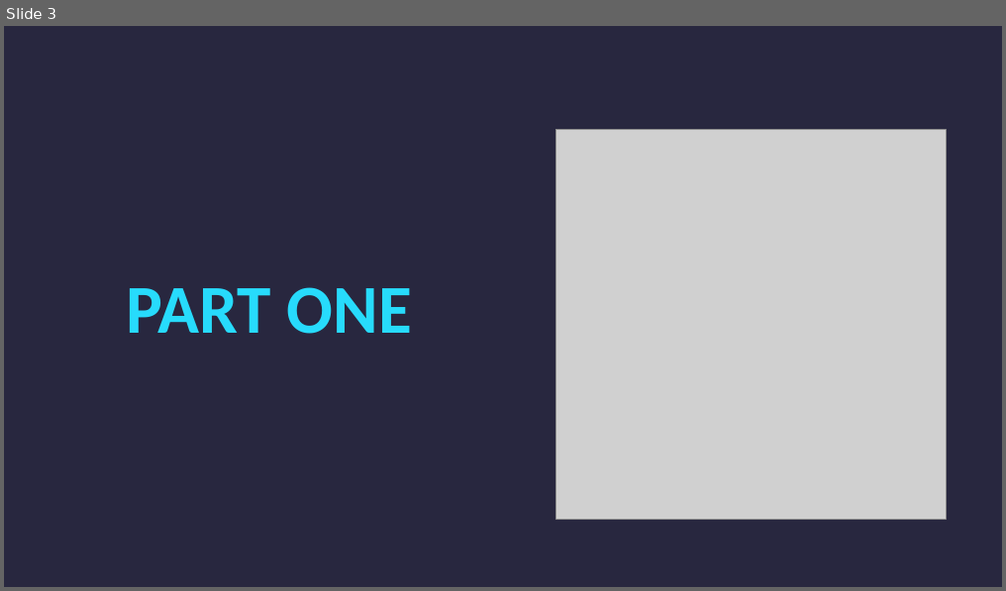
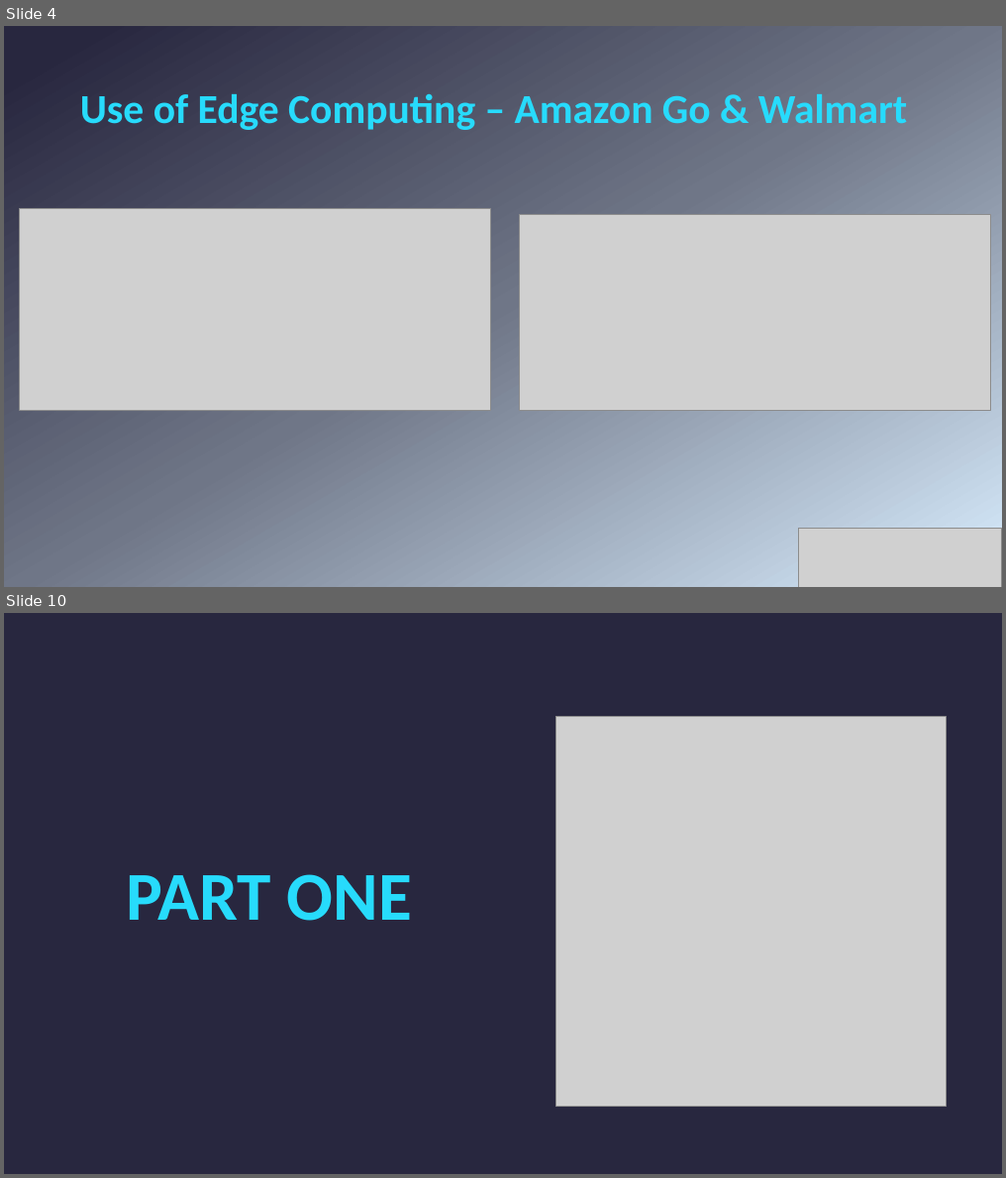
Before and after one commit to CharlesMalonRocha/SBIT---CA-2, a slide deck: Business Computer Technology Report.pptx. Shown one above the other, each under a label of ours: slide 3 before the commit, slides 4 and 10 after it; the slides between them are not shown. The pictures are 1006x591 and 1006x1178 pixels, drawn with LibreOffice and Linux fonts; fonts in the diff are those of the drawing; grey boxes stand for pictures. Boxes give left, top, right and bottom in pixels: in the first picture for what was removed or moved away, otherwise in the second. Text is boxed around its words. In the diff, an @@ line names an element or a change of style, - is before the commit and + after.

```diff
--- a/Business Computer Technology Report.pptx
+++ b/Business Computer Technology Report.pptx
@@ slide 4 added at bbox=[4, 26, 1002, 587], background gradient #CEE1F2 to #6F7687 to #28273F @@
@@ text added at bbox=[80, 94, 907, 130], 39.6 pt, text gradient #27DBFC to #B246EF, bold @@
+Use of Edge Computing – Amazon Go & Walmart
@@ picture added at bbox=[19, 209, 491, 410] @@
@@ picture added at bbox=[519, 214, 991, 410] @@
@@ picture added at bbox=[799, 528, 1002, 587] @@
@@ what was slide 3 is now slide 10 @@
```
Also in this commit, not shown: 14 other slides added, 8 slides removed, 6 other files.
